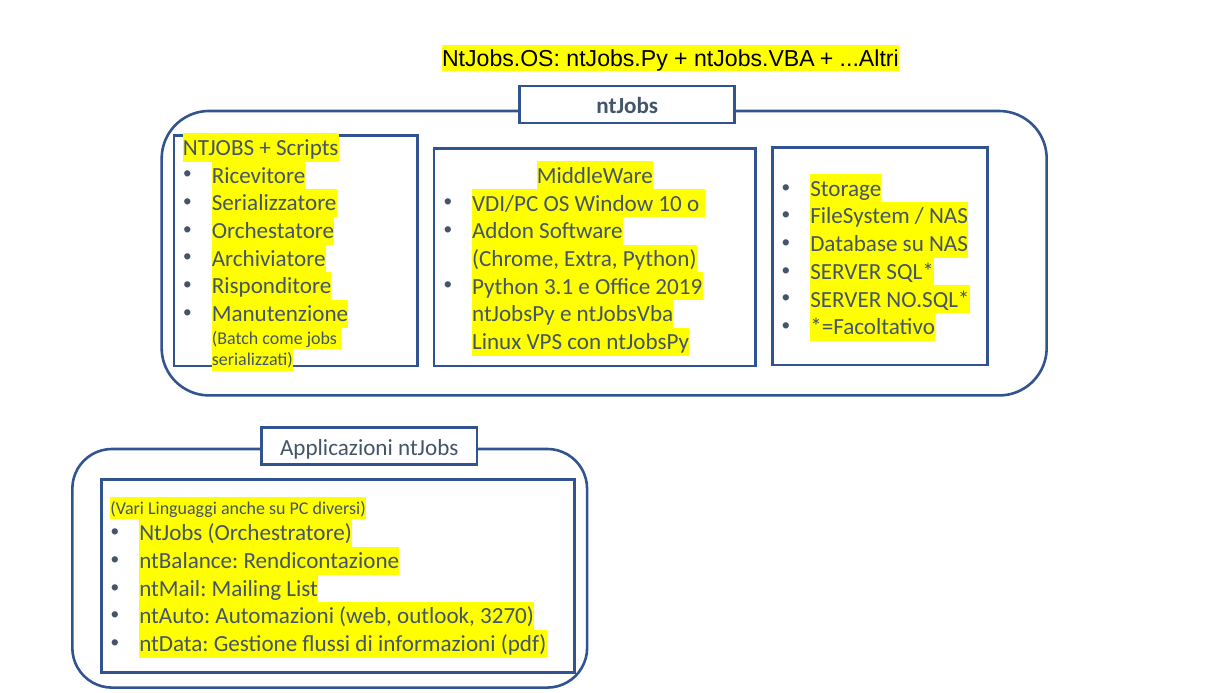
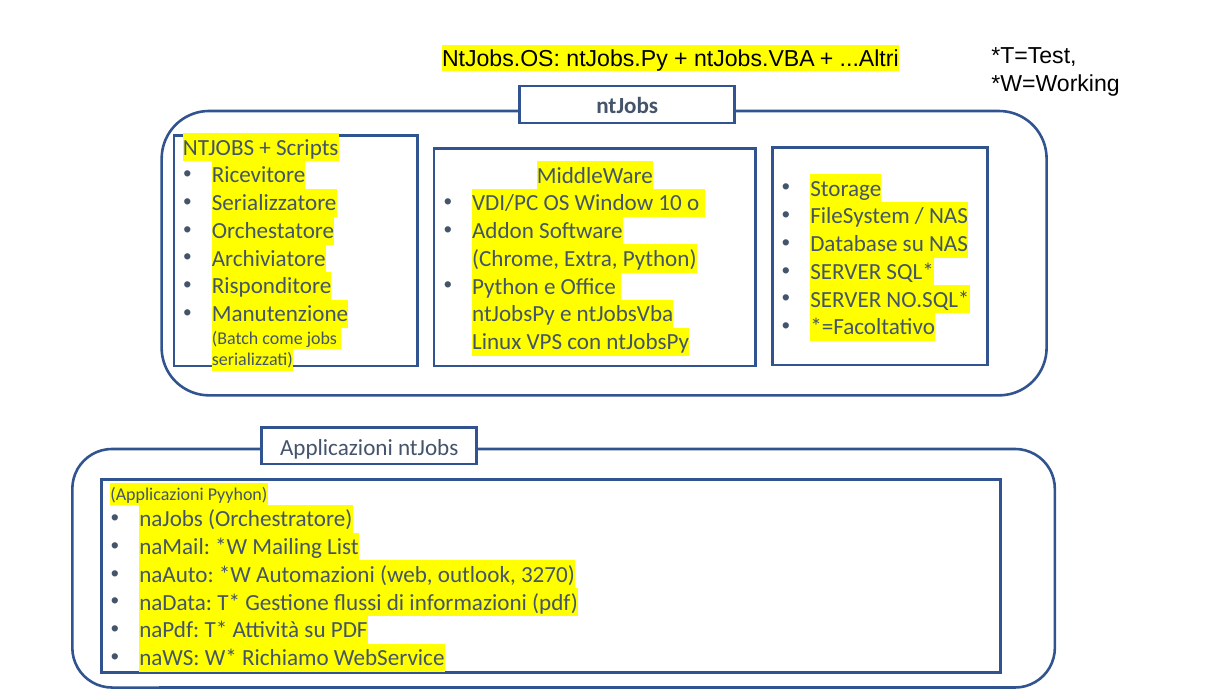
Before and after one commit to ntgcorp/ntJobsOS, a slide deck: slide 4 of ntjobs_white_paper_it.pptx (slide 3 before the commit). Drawn at 1232x693 pixels with LibreOffice and Linux fonts; fonts in the diff are those of the drawing. Boxes give left, top, right and bottom in pixels: in the first picture for what was removed or moved away, otherwise in the second. Text is boxed around its words. In the diff, an @@ line names an element or a change of style, - is before the commit and + after.

```diff
--- a/ntjobs_white_paper_it.pptx
+++ b/ntjobs_white_paper_it.pptx
@@ text added at [991,47,1120,96], 18 pt, text #000000 @@
+*T=Test, *W=Working
@@ text in rectangle at [472,278,689,353]: text changed @@
-• Python 3.1 e Office 2019
-  ntJobsPy e ntJobsVba
-  Linux VPS con ntJobsPy
+• Python e Office
+  ntJobsPy e ntJobsVba
+  Linux VPS con ntJobsPy
@@ rounded rectangle: place and size @@
-rounded rectangle at [72,449,587,688]
+rounded rectangle at [72,449,1055,688]
@@ rectangle "(Applicazioni Pyyhon)": place and size @@
-rectangle "(Applicazioni Pyyhon)" at [102,480,575,673]
+rectangle "(Applicazioni Pyyhon)" at [102,480,1001,673]
@@ text in rectangle at [110,487,578,665]: text changed @@
-(Vari Linguaggi anche su PC diversi)
-• NtJobs (Orchestratore)
-• ntBalance: Rendicontazione
-• ntMail: Mailing List
-• ntAuto: Automazioni (web, outlook, 3270)
-• ntData: Gestione flussi di informazioni (pdf)
+(Applicazioni Pyyhon)
+• naJobs (Orchestratore)
+• naMail: *W Mailing List
+• naAuto: *W Automazioni (web, outlook, 3270)
+• naData: T* Gestione flussi di informazioni (pdf)
+• naPdf: T* Attività su PDF
+• naWS: W* Richiamo WebService
```
Also in this commit, not shown: 11 other slides changed, 1 slide added.
